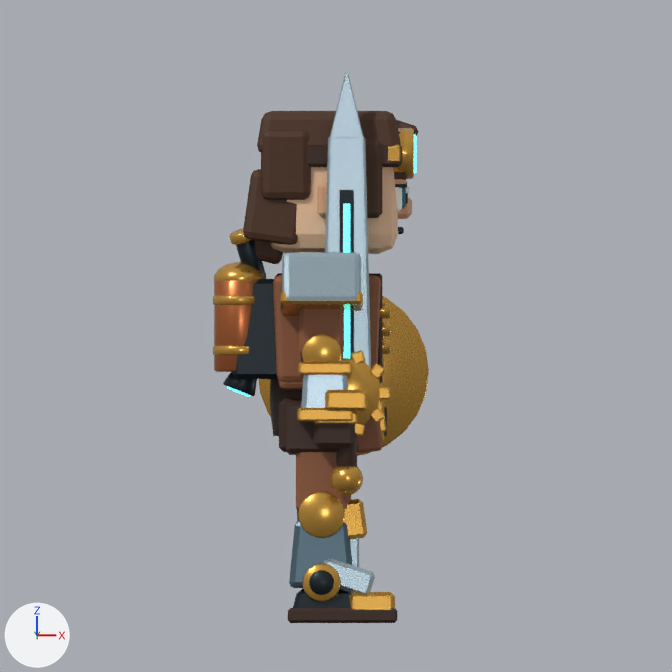
One commit to the Blender file prototypes/character-lab/vesper_warrior.blend: the scene before it, then after it.
The view is the same before and after, from the file's camera 'PreviewCamera'. Lighting does not change. The marker at lower left points along +X, +Y and +Z. The older version comes first.

The first picture shows 'BoilerPack', 'Headgear_0', 'Pauldron_R', 'Shield_2', 'Suit_0', 'ThighMesh_R', 'UpperArm_R', 'Vesper_Body', 'Weapon_0'.
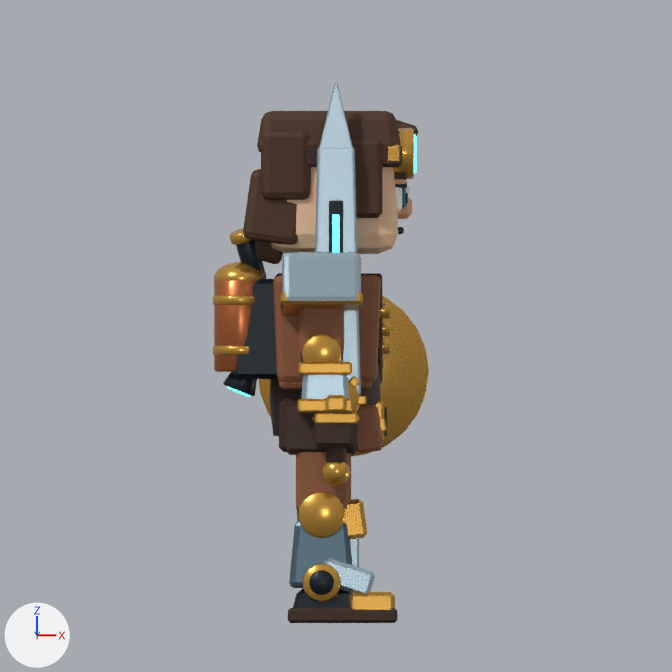
Pixel boxes [x1, y1, x2, y2] of what changed, in the pictures (672 x 672 px; the box of a moved part takes in the faces that stretch with it):
'Weapon_0', reshaped
    before: [325, 72, 390, 495]
    after: [312, 83, 366, 486]
part 1 of me_vesper_body_mesh, moved or reshaped
    before: [298, 408, 353, 421]
    after: [298, 399, 353, 412]
part 2 of me_vesper_body_mesh, moved or reshaped
    before: [301, 375, 348, 408]
    after: [301, 375, 349, 399]
part 3 of me_weapon_0_mesh, added (orange)
    after: [322, 462, 350, 486]
part 4 of me_weapon_0_mesh, moved or reshaped
    before: [336, 434, 357, 467]
    after: [326, 448, 346, 462]
part 5 of me_weapon_0_mesh, moved or reshaped
    before: [379, 387, 390, 399]
    after: [358, 396, 366, 405]
part 6 of me_weapon_0_mesh, moved or reshaped
    before: [325, 137, 371, 368]
    after: [315, 148, 361, 396]
part 7 of me_weapon_0_mesh, moved or reshaped
    before: [330, 72, 363, 137]
    after: [319, 83, 353, 148]
part 8 of me_weapon_0_mesh, moved or reshaped
    before: [340, 190, 354, 359]
    after: [329, 201, 343, 361]
part 9 of me_weapon_0_mesh, moved or reshaped
    before: [343, 204, 350, 358]
    after: [332, 214, 340, 252]
part 10 of me_weapon_0_mesh, rebuilt
    before: [341, 358, 381, 424]
    after: [315, 380, 359, 413]
part 11 of me_weapon_0_mesh, rebuilt (48% narrower, 14% shorter)
    before: [325, 390, 368, 411]
    after: [325, 395, 347, 413]
part 12 of me_weapon_0_mesh, added
    after: [349, 377, 360, 388]
part 13 of me_weapon_0_mesh, deleted (orange)
    before: [330, 350, 385, 495]

The change, as a list of edits to the scene's bpy script:
```text
Change me_vesper_body_mesh:
    where me_vesper_body_mesh.from_pydata(...)  # 2864 vertices, 2908 faces; spans x -0.229..0.27, y -0.337..0.337, z -0.003..1.43
    used by ob_vesper_body; location = (0.0, 0.0, 0.0)
    before: 1360 (-0.046, -0.316, 0.565) at pixel (305, 420), 1361 (-0.045, -0.329, 0.579), 1362 (-0.059, -0.315, 0.579), 1366 (-0.046, -0.204, 0.565), 1367 (-0.059, -0.205, 0.579)
    before: 1368 (-0.045, -0.191, 0.579), 1372 (0.066, -0.316, 0.565) at pixel (345, 420), 1373 (0.079, -0.315, 0.579), 1374 (0.065, -0.329, 0.579), 1378 (0.066, -0.204, 0.565)
    before: 1379 (0.065, -0.191, 0.579), 1380 (0.079, -0.205, 0.579)
    me_vesper_body_mesh part 1: the loose piece of 24 vertices spanning x -0.068..0.087, y -0.337..-0.182, z 0.561..0.599 is moved by (0.0, 0.0, 0.025)
    me_vesper_body_mesh part 2
    add for i in [1360, 1361, 1362, 1366, 1367, 1368, 1372, 1373, 1374, 1378, 1379, 1380]: me_vesper_body_mesh.vertices[i].co += Vector((0.0, 0.0, 0.03))
Change me_weapon_0_mesh:
    used by ob_weapon_0; location = (0.0, 0.0, 0.0)
    remove me_weapon_0_mesh.from_pydata(...)  # 704 vertices, 753 faces; spans x -0.052..0.192, y -0.35..-0.17, z 0.354..1.54
    add me_weapon_0_mesh.from_pydata(...)  # 656 vertices, 701 faces; spans x -0.045..0.125, y -0.35..-0.17, z 0.38..1.51
    me_weapon_0_mesh part 3: a new loose piece, a UV sphere (16 segments, 12 rings, poles along z) spanning x 0.0..0.08, y -0.3..-0.22, z 0.38..0.46, in mat_mat_brass (orange #dca84d)
    me_weapon_0_mesh part 4: the loose piece of 96 vertices spanning x 0.041..0.099, y -0.289..-0.231, z 0.42..0.6 is scaled about its middle by (1, 1, 0.712), then moved by (-0.03, 0.0, -0.005)
    me_weapon_0_mesh part 5: the loose piece of 24 vertices spanning x 0.158..0.192, y -0.287..-0.233, z 0.623..0.657 is scaled about its middle by (0.726, 1, 0.726), then moved by (-0.063, 0.0, -0.02)
    me_weapon_0_mesh part 6: the loose piece of 24 vertices spanning x 0.0..0.14, y -0.274..-0.246, z 0.66..1.36 is moved by (-0.03, 0.0, -0.03)
    me_weapon_0_mesh part 7: the loose piece of 22 vertices spanning x 0.02..0.12, y -0.271..-0.249, z 1.34..1.54 is moved by (-0.03, 0.0, -0.03)
    me_weapon_0_mesh part 8: the loose piece of 24 vertices spanning x 0.049..0.091, y -0.277..-0.243, z 0.69..1.21 is moved by (-0.03, 0.0, -0.03)
    me_weapon_0_mesh part 9: the loose piece of 24 vertices spanning x 0.06..0.08, y -0.279..-0.241, z 0.71..1.17 is moved by (-0.03, 0.0, -0.03)
    me_weapon_0_mesh part 10: the loose piece of 72 vertices spanning x -0.029..0.169, y -0.285..-0.235, z 0.541..0.739 is rebuilt with 72 vertices and now spans x -0.027..0.107, y -0.285..-0.235, z 0.553..0.687
    me_weapon_0_mesh part 11: the loose piece of 24 vertices spanning x 0.01..0.13, y -0.35..-0.17, z 0.59..0.65 is rebuilt with 24 vertices and now spans x 0.01..0.07, y -0.35..-0.17, z 0.585..0.635
    me_weapon_0_mesh part 12: a new loose piece of 24 vertices spanning x 0.075..0.106, y -0.287..-0.233, z 0.655..0.686, in mat_mat_brass (orange #dca84d)
    me_weapon_0_mesh part 13: 7 loose pieces with 322 vertices, spanning x -0.036..0.176, y -0.306..-0.214, z 0.354..0.76, are deleted
    other edits to the shape of me_weapon_0_mesh do not show in these pictures
```
